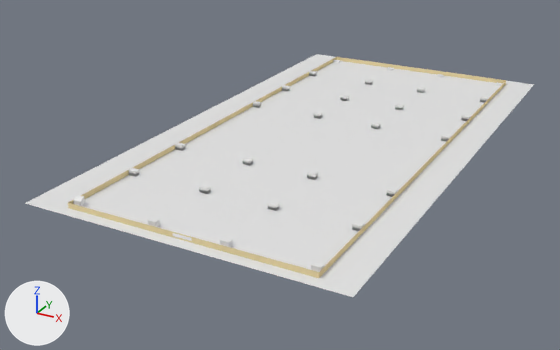
The Blender file tablas2-P1.blend: old version first, new version second.
Both versions are drawn from a camera (50 mm lens) standing at (6.63, -16.99, 7.01) and looking at (-2.16, -1.0, -0.99). Arrows for +X, +Y and +Z are at lower left; the lights stay in place.

The older version as bpy lines, for what is in view:
```python
me_cube = bpy.data.meshes.new('Cube')
me_cube.from_pydata(...)  # 384 vertices, 328 faces; spans x -21.0..38.0, y -195.0..1.0, z -1.0..3.0
me_plane_001 = bpy.data.meshes.new('Plane.001')
me_plane_001.from_pydata(...)  # 40 vertices, 29 faces; spans x -42.6..19.3, y 0.0..2.0, z -13.0..0.0
me_plane_001.materials.append(mat_material_001)  # beige #e7d4a4
me_plane_003 = bpy.data.meshes.new('Plane.003')
me_plane_003.from_pydata([(-0.58, -1.0, 0.0), (0.28, -1.0, 0.0), (-0.58, 1.0, 0.0), (0.28, 1.0, 0.0)], [], [(0, 1, 3, 2)])
ob_columna = bpy.data.objects.new('columna', me_cube)
ob_columna.location = (-2.04, 6.2, 0.0)
ob_columna.scale = (0.0972, 0.0646, 0.0646)
ob_paredes_y_suelo = bpy.data.objects.new('PAredes y suelo', me_plane_001)
ob_paredes_y_suelo.location = (-0.13, -6.54, 0.0)
ob_paredes_y_suelo.rotation_euler = (1.571, 0.0, 0.0)  # degrees (90, 0, 0)
ob_paredes_y_suelo.scale = (0.0922, 0.0616, 1.0)
ob_suelo = bpy.data.objects.new('suelo', me_plane_003)
ob_suelo.location = (0.0, 0.0, 0.0)
ob_suelo.scale = (8.61, 6.81, 6.81)
```
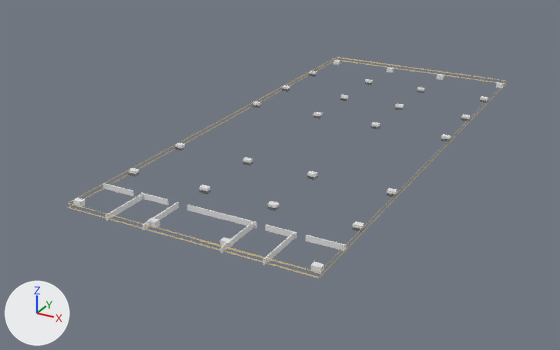
Patch to the scene script:
```diff
--- a/tablas2-P1.blend.py
+++ b/tablas2-P1.blend.py
@@ me_plane_001 @@
 # used by ob_paredes_y_suelo; location = (-0.13, -6.54, 0.0); rotation_euler = (1.571, 0.0, 0.0), in degrees (90, 0, 0); scale = (0.0922, 0.0616, 1.0)
-me_plane_001.from_pydata(...)  # 40 vertices, 29 faces; spans x -42.6..19.3, y 0.0..2.0, z -13.0..0.0
+me_plane_001.from_pydata(...)  # 56 vertices, 30 faces; spans x -42.6..19.3, y 0.0..2.0, z -13.0..0.0
+# me_plane_001 part 1
+# 3 vertices are removed from x -42.6..19.3, y 1.3, z -13.0..0.0
+# 15 faces are deleted
+# 19 vertices are added at x -42.6..19.3, y 0.0..2.0, z -13.0..0.0
+# 16 new faces join them
 me_plane_001.materials.append(mat_material_001)
@@ me_cube_001 @@
+me_cube_001.from_pydata(...)  # 72 vertices, 54 faces; spans x -13.3..1.0, y -85.7..1.0, z -1.0..1.0
@@ ob_suelo @@
 ob_suelo.scale = (8.61, 6.81, 6.81)
+ob_suelo.hide_viewport = True
@@ ob_salas @@
+ob_salas = bpy.data.objects.new('Salas', me_cube_001)
+ob_salas.location = (-3.66, -5.44, 0.06)
+ob_salas.scale = (-0.401, 0.0136, 0.0611)
```

What differs and where, as boxes [x1, y1, x2, y2] in the pictures (560 x 350 px; the box of a moved part takes in the faces that stretch with it):
'suelo', hidden
    before: [25, 54, 534, 297]
'Salas', added
    after: [103, 183, 346, 265]
part 1 of me_plane_001, moved or reshaped
    both: [68, 57, 506, 278]
